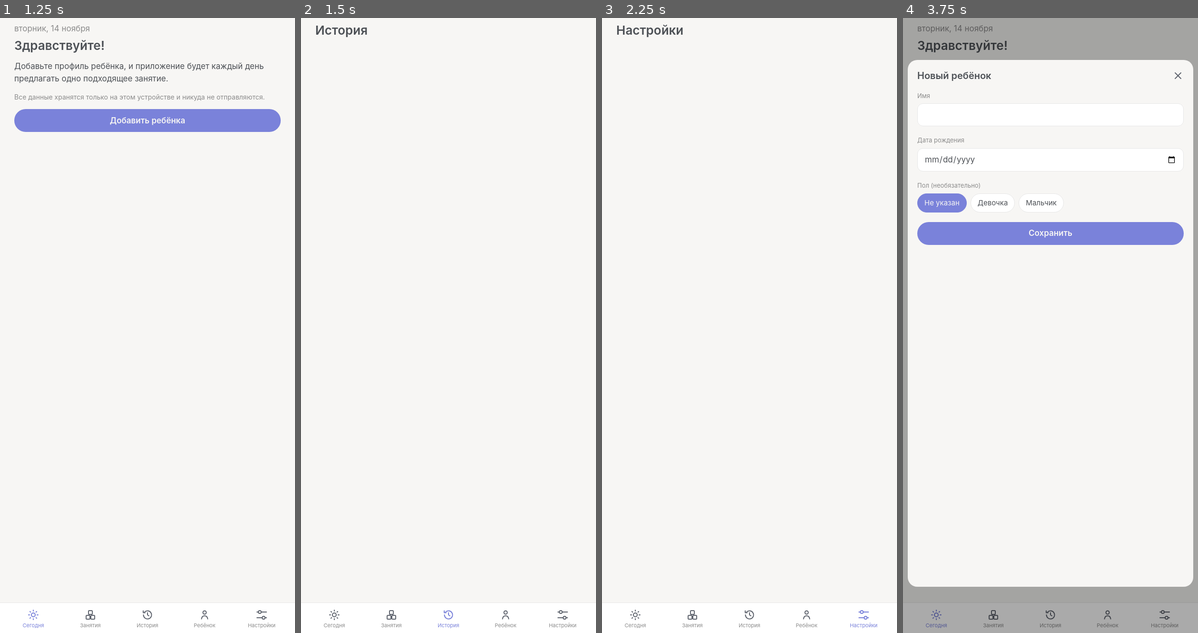
Above: before the commit, frames 1-4 (left to right).
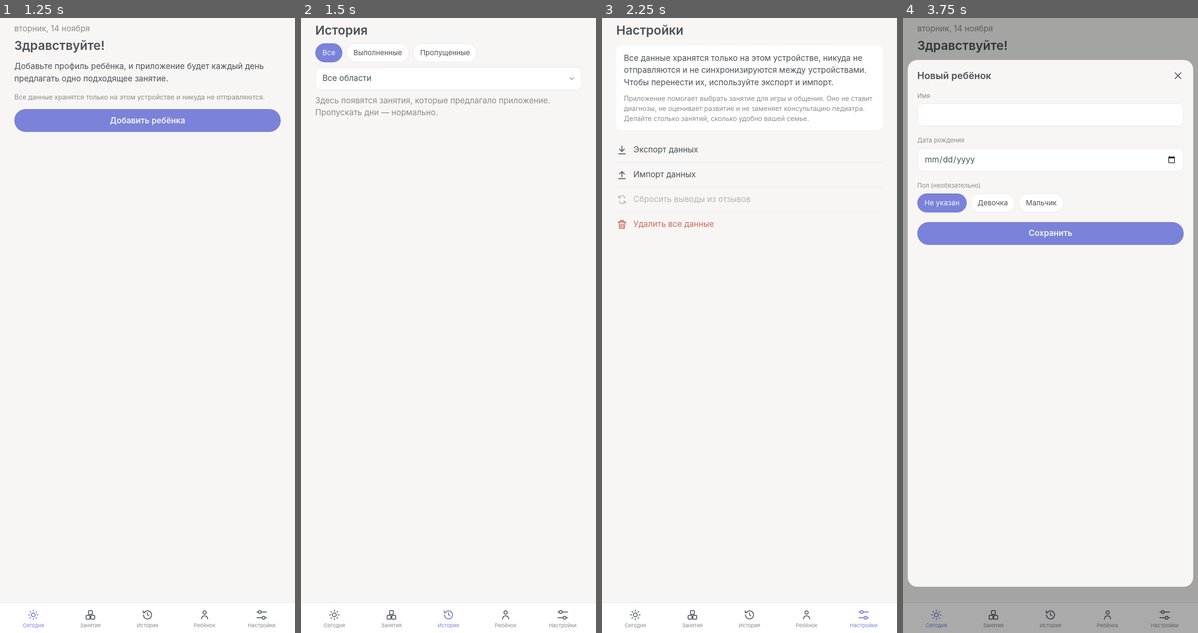
Above: after the commit, the same moments.

Repository: walborn/kids-play
Page: browser page index.html
Two runs of this page, one before a commit and one after it. Both use one fixed random seed, a clock stepped at 60 frames per second and the inputs below.
Inputs (mouse positions are in pixels of both pictures, inside the frame that each line leads up to):
- Up to frame 1 (1.25 s): no input
- Up to frame 2 (1.5 s): click "История" at 1.27 s
- Up to frame 3 (2.25 s): click "Занятия" at 1.87 s; click "Настройки" at 2.02 s
- Up to frame 4 (3.75 s): click (1050, 177) at 2.47 s, where only the run after the commit has a clickable "Импорт данных"; click "Сегодня" at 3.07 s; click "Добавить ребёнка" at 3.67 s

Frame 1 is identical in both runs. In frame 2, 0.9% of the frame differs, in the area x 4-93%, y 4-17%; in frame 3, 2.0%, in the area x 5-92%, y 5-35%; in frame 4, nothing differs.

Commit message:
Phase 6: history with filters, JSON export and import, preference reset, data deletion

Diff:
--- a/icons/sprite.svg
+++ b/icons/sprite.svg
@@ -44,4 +44,23 @@
         <line x1="18" y1="6" x2="6" y2="18"/>
     </symbol>
 
+    <symbol id="download" viewBox="0 0 24 24">
+        <path d="M12 4v11M7 10l5 5 5-5M5 20h14"/>
+    </symbol>
+
+    <symbol id="upload" viewBox="0 0 24 24">
+        <path d="M12 16V5M7 10l5-5 5 5M5 20h14"/>
+    </symbol>
+
+    <symbol id="refresh" viewBox="0 0 24 24">
+        <path d="M17.8 8.4A6.4 6.4 0 0 0 6.5 6.3L5 8"/>
+        <path d="M5 4.5v3.7h3.7"/>
+        <path d="M6.2 15.6a6.4 6.4 0 0 0 11.3 2.1L19 16"/>
+        <path d="M19 19.5v-3.7h-3.7"/>
+    </symbol>
+
+    <symbol id="trash" viewBox="0 0 24 24">
+        <path d="M4 7h16M10 11v6M14 11v6M6 7l1 13h10l1-13M9 7V4h6v3"/>
+    </symbol>
+
 </svg>
--- a/index.html
+++ b/index.html
@@ -80,7 +80,13 @@
      ========================================================================== -->
 
 <section id="history-page" class="page hidden">
-    <h1 data-i18n="history"></h1>
+    <div class="col gap-10">
+        <h1 data-i18n="history"></h1>
+        <div id="history-filter" class="chips"></div>
+        <select id="history-area" class="input" data-i18n-label="filterArea"></select>
+    </div>
+    <ul id="history-list" class="list"></ul>
+    <p id="history-empty" class="help hidden" data-i18n="historyEmpty"></p>
 </section>
 
 <!-- ==========================================================================
@@ -150,7 +156,41 @@
      ========================================================================== -->
 
 <section id="settings-page" class="page hidden">
-    <h1 data-i18n="settings"></h1>
+    <div class="col gap-15">
+        <h1 data-i18n="settings"></h1>
+        <div class="note col gap-10">
+            <p data-i18n="privacyNote"></p>
+            <p class="help small" data-i18n="disclaimer"></p>
+        </div>
+    </div>
+
+    <div class="menu">
+        <button id="export">
+            <svg aria-hidden="true">
+                <use href="icons/sprite.svg#download"></use>
+            </svg>
+            <span data-i18n="exportData"></span>
+        </button>
+        <button id="import">
+            <svg aria-hidden="true">
+                <use href="icons/sprite.svg#upload"></use>
+            </svg>
+            <span data-i18n="importData"></span>
+        </button>
+        <input id="import-input" type="file" accept="application/json,.json" hidden>
+        <button id="reset-preferences">
+            <svg aria-hidden="true">
+                <use href="icons/sprite.svg#refresh"></use>
+            </svg>
+            <span data-i18n="resetPreferences"></span>
+        </button>
+        <button id="delete-all" class="red">
+            <svg aria-hidden="true">
+                <use href="icons/sprite.svg#trash"></use>
+            </svg>
+            <span data-i18n="deleteAll"></span>
+        </button>
+    </div>
 </section>
 
 <!-- ==========================================================================
--- a/script.js
+++ b/script.js
@@ -124,6 +124,8 @@
 const INTEREST_SIGN = {liked: 1, disliked: -1};
 const DIFFICULTY_SIGN = {too_easy: 1, too_hard: -1};
 const INFERRED_HINT = 25; // inferred interest scores from this value are shown in the profile
+
+const DATA_LISTS = ["children", "recommendations", "feedback", "preferences"];
 
 // ==========================================================================
 // 2. TRANSLATIONS
@@ -289,6 +291,33 @@
         difficulty: {easy: "Легко", medium: "Средне", challenging: "Посложнее"},
         environment: {home: "Дома", outdoors: "На улице", either: "Дома или на улице"},
         intensity: {calm: "Спокойное", active: "Подвижное"},
+
+        /* --- History --- */
+        historyFilters: {all: "Все", completed: "Выполненные", skipped: "Пропущенные"},
+        historyEmpty: "Здесь появятся занятия, которые предлагало приложение. Пропускать дни — нормально.",
+        unknownActivity: "Занятие удалено из каталога",
+
+        /* --- Settings --- */
+        privacyNote:
+            "Все данные хранятся только на этом устройстве, никуда не отправляются " +
+            "и не синхронизируются между устройствами. Чтобы перенести их, используйте экспорт и импорт.",
+        disclaimer:
+            "Приложение помогает выбрать занятие для игры и общения. Оно не ставит диагнозы, " +
+            "не оценивает развитие и не заменяет консультацию педиатра. Делайте столько занятий, " +
+            "сколько удобно вашей семье.",
+        exportData: "Экспорт данных",
+        importData: "Импорт данных",
+        resetPreferences: "Сбросить выводы из отзывов",
+        deleteAll: "Удалить все данные",
+        importError: "Не удалось прочитать файл. Выберите файл, сохранённый через «Экспорт данных».",
+        importQuestion: "Данные на этом устройстве будут заменены данными из файла. Продолжить?",
+        importConfirm: "Заменить",
+        resetQuestion: (name) =>
+            `Сбросить выводы из отзывов для профиля «${name}»? История занятий и ваши отметки интересов сохранятся.`,
+        resetConfirm: "Сбросить",
+        deleteAllQuestion:
+            "Удалить все профили, историю и настройки с этого устройства? Это действие нельзя отменить. " +
+            "Перед удалением можно сделать экспорт.",
 
         /* --- Vocabulary --- */
         areas: {
@@ -462,6 +491,19 @@
 const todayMain = $("today-main");
 const todayAnother = $("today-another");
 
+/* --- History --- */
+const historyFilterChips = $("history-filter");
+const historyArea = $("history-area");
+const historyList = $("history-list");
+const historyEmpty = $("history-empty");
+
+/* --- Settings --- */
+const exportButton = $("export");
+const importButton = $("import");
+const importInput = $("import-input");
+const resetPreferencesButton = $("reset-preferences");
+const deleteAllButton = $("delete-all");
+
 /* --- Child --- */
 const childNone = $("child-none");
 const childProfile = $("child-profile");
@@ -572,6 +614,31 @@
 const updateData = (change) => {
     change(data);
     saveData();
+};
+
+const exportData = () => {
+    const url = URL.createObjectURL(new Blob([JSON.stringify(data, null, 2)], {type: "application/json"}));
+    el("a", {href: url, download: `child-activities-${dateKey()}.json`}).click();
+    setTimeout(() => URL.revokeObjectURL(url), 1000);
+};
+
+const isValidImport = (d) =>
+    Number.isInteger(d?.version) &&
+    d.version <= DATA_VERSION &&
+    DATA_LISTS.every((key) => Array.isArray(d[key])) &&
+    d.children.every(
+        (c) => c.id && c.name && /^\d{4}-\d{2}-\d{2}$/.test(c.birthDate) && Array.isArray(c.skills) && c.conditions,
+    );
+
+const importData = (imported) => {
+    data = {...emptyData(), ...imported};
+    if (!activeChild()) data.activeChildId = data.children[0]?.id ?? null;
+    saveData();
+};
+
+const deleteAllData = () => {
+    localStorage.removeItem(STORAGE_KEY);
+    data = emptyData();
 };
 
 // ==========================================================================
@@ -884,6 +951,15 @@
         d.feedback.push(feedback);
         setStatus(rec, fields.status === "skipped" ? "not_completed" : fields.status);
         applyFeedback(feedback, findActivity(rec.activityId));
+    });
+
+// Forgets what was learned from feedback. History and manual interest marks stay.
+const resetInferredPreferences = (childId) =>
+    updateData((d) => {
+        d.preferences = d.preferences.filter((p) => p.childId !== childId || p.manual);
+        d.preferences.forEach((p) => {
+            if (p.childId === childId) p.score = 0;
+        });
     });
 
 // ==========================================================================
@@ -1328,20 +1404,115 @@
 });
 
 // ==========================================================================
-// 17. NAVIGATION
+// 17. HISTORY
+// ==========================================================================
+
+const HISTORY_FILTERS = {
+    all: () => true,
+    completed: (status) => status === "completed" || status === "partially_completed",
+    skipped: (status) => ["not_completed", "skipped", "replaced"].includes(status),
+};
+
+let historyFilter = "all";
+
+const historyItem = (rec) => {
+    const activity = findActivity(rec.activityId);
+    const comment = feedbackFor(rec.id)?.comment;
+    const thisYear = rec.date.startsWith(String(new Date().getFullYear()));
+    return el(
+        "li",
+        {},
+        el(
+            "button",
+            {className: "item", disabled: !activity, onclick: () => openActivity(activity)},
+            el("span", {
+                className: "help small",
+                textContent: formatDate(rec.date, {day: "numeric", month: "long", year: thisYear ? undefined : "numeric"}),
+            }),
+            el("span", {className: "item-title", textContent: activity?.title ?? S.unknownActivity}),
+            el("span", {className: "small", textContent: resultText(rec)}),
+            comment && el("span", {className: "help small", textContent: `«${comment}»`}),
+        ),
+    );
+};
+
+const renderHistory = () => {
+    const child = activeChild();
+    renderChoices(historyFilterChips, Object.keys(HISTORY_FILTERS), S.historyFilters, (f) => f === historyFilter, (f) => {
+        historyFilter = f;
+        renderHistory();
+    });
+    const area = historyArea.value;
+    const items = data.recommendations
+        .filter(
+            (r) =>
+                r.childId === child?.id &&
+                HISTORY_FILTERS[historyFilter](feedbackFor(r.id)?.status ?? r.status) &&
+                (!area || findActivity(r.activityId)?.areas.includes(area)),
+        )
+        .sort((a, b) => b.createdAt.localeCompare(a.createdAt));
+    historyList.replaceChildren(...items.map(historyItem));
+    historyEmpty.classList.toggle("hidden", items.length > 0);
+};
+
+historyArea.oninput = renderHistory;
+
+// ==========================================================================
+// 18. SETTINGS
+// ==========================================================================
+
+const renderSettings = () => {
+    resetPreferencesButton.disabled = !activeChild();
+};
+
+exportButton.onclick = exportData;
+importButton.onclick = () => importInput.click();
+
+importInput.onchange = async () => {
+    const file = importInput.files[0];
+    importInput.value = "";
+    if (!file) return;
+    let imported = null;
+    try {
+        imported = JSON.parse(await file.text());
+    } catch {
+        imported = null;
+    }
+    if (!isValidImport(imported)) return showMessage(S.importError);
+    confirmAction(S.importQuestion, S.importConfirm, () => {
+        importData(imported);
+        showPage("today");
+    });
+};
+
+resetPreferencesButton.onclick = () => {
+    const child = activeChild();
+    confirmAction(S.resetQuestion(child.name), S.resetConfirm, () => resetInferredPreferences(child.id));
+};
+
+deleteAllButton.onclick = () =>
+    confirmAction(S.deleteAllQuestion, S.delete, () => {
+        deleteAllData();
+        showPage("today");
+    });
+
+// ==========================================================================
+// 19. NAVIGATION
 // ==========================================================================
 
 const renderers = {
     today: renderToday,
     activities: renderActivities,
+    history: renderHistory,
     child: renderChild,
+    settings: renderSettings,
 };
 
 let currentPage = "today";
 
 const render = () => {
     renderHeader();
-    renderers[currentPage]?.();
+    renderers[currentPage]();
 };
 
 const showPage = (name) => {
@@ -1363,12 +1534,13 @@
 };
 
 // ==========================================================================
-// 18. INIT
+// 20. INIT
 // ==========================================================================
 
 (async () => {
     translatePage();
     fillFilters();
+    historyArea.append(...areaOptions());
     loadData();
     await loadCatalogue();
     showPage("today");
--- a/styles.css
+++ b/styles.css
@@ -560,6 +560,41 @@
     background: color-mix(in srgb, var(--red) 12%, transparent);
     color: var(--red);
     font-size: 15px;
+}
+
+/* История */
+.item:disabled {
+    cursor: default;
+}
+
+/* Настройки */
+.note {
+    padding: 14px 16px;
+    border-radius: var(--radius);
+    background: var(--head);
+}
+
+.menu {
+    display: flex;
+    flex-direction: column;
+    margin-top: 16px;
+}
+
+.menu button {
+    display: flex;
+    align-items: center;
+    gap: 12px;
+    min-height: 52px;
+    border-bottom: 1px solid var(--line);
+    text-align: left;
+}
+
+.menu button:last-child {
+    border-bottom: 0;
+}
+
+.menu .red svg {
+    stroke: var(--red);
 }
 
 /* Навыки */
